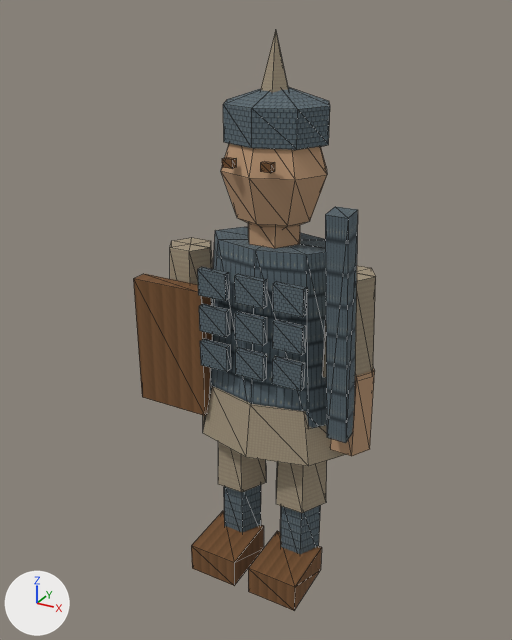
The glTF model app/src/main/assets/3d/field/unit-SWORD-lod0.glb as it was, and as the next commit left it.
Before and after are seen from a camera (50 mm lens) standing at (0.238, -0.461, 0.461) and looking at (-0.013, -0.004, 0.232). Arrows for +X, +Y and +Z are at lower left; the lights stay in place. The first picture is the older version. Mesh edges are drawn as thin lines. Vertices at exactly the same position are counted once.

The scene before the commit, as lines of its bpy script (objects in view):
```python
me_mesh_0 = bpy.data.meshes.new('Mesh_0')
me_mesh_0.from_pydata(...)  # 373 vertices, 477 faces; spans x -0.11..0.088, y -0.054..0.044, z 0.0..0.448
me_mesh_0.materials.append(mat_material_0)
ob_mesh_0 = bpy.data.objects.new('Mesh_0', me_mesh_0)
ob_mesh_0.location = (0.0, 0.0, 0.0)
```
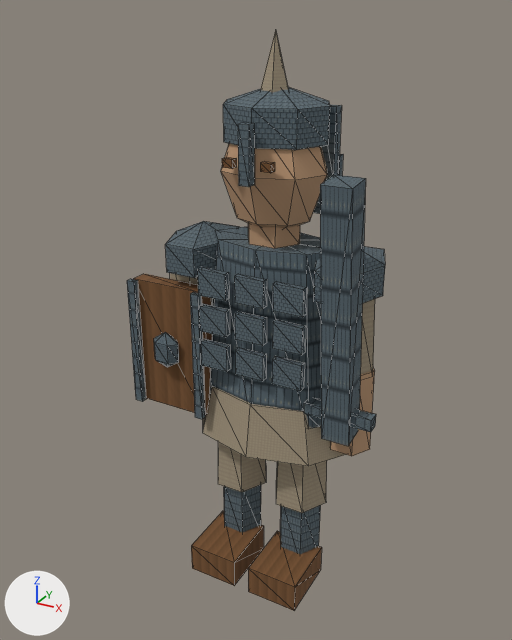
Location of each change, [x1, y1, x2, y2] in pixels of the pictures (512 x 640 px):
'Mesh_0', reshaped (6% wider): before [133, 30, 376, 611]; after [127, 30, 385, 611]
part 1 of me_mesh_0, added: after [321, 105, 342, 179]
part 2 of me_mesh_0, added: after [238, 123, 255, 187]
part 3 of me_mesh_0, added (mostly hidden): after [313, 154, 343, 214]
part 4 of me_mesh_0, added: after [127, 279, 146, 402]
part 5 of me_mesh_0, added: after [190, 292, 205, 419]
part 6 of me_mesh_0, added: after [154, 332, 179, 367]
part 7 of me_mesh_0, rebuilt (38% wider, 15% taller): before [325, 207, 358, 443]; after [320, 175, 366, 446]
part 8 of me_mesh_0, added: after [165, 221, 238, 278]
part 9 of me_mesh_0, added: after [314, 246, 385, 303]
part 10 of me_mesh_0, added: after [304, 399, 376, 432]

The change, as a diff of the scene's bpy script:
```diff
--- a/app/src/main/assets/3d/field/unit-SWORD-lod0.glb.py
+++ b/app/src/main/assets/3d/field/unit-SWORD-lod0.glb.py
@@ me_mesh_0 @@
 # used by ob_mesh_0; location = (0.0, 0.0, 0.0)
-me_mesh_0.from_pydata(...)  # 373 vertices, 477 faces; spans x -0.11..0.088, y -0.054..0.044, z 0.0..0.448
+me_mesh_0.from_pydata(...)  # 491 vertices, 635 faces; spans x -0.112..0.097, y -0.054..0.044, z 0.0..0.448
+# me_mesh_0 part 1: the loose piece of 8 vertices spanning x 0.01..0.018, y -0.04..-0.034, z 0.36..0.366 is copied, and the copy is scaled about its middle by (1.5, 1.67, 8.67), then moved by (0.017, 0.065, 0.008); it spans x 0.025..0.037, y 0.023..0.033, z 0.345..0.397
+# me_mesh_0 part 2: the loose piece of 8 vertices spanning x 0.01..0.018, y -0.04..-0.034, z 0.36..0.366 is copied, and the copy is scaled about its middle by (1, 1.33, 6.83), then moved by (-0.014, -0.004, 0.007); it spans x -0.004..0.004, y -0.045..-0.037, z 0.35..0.391
+# me_mesh_0 part 3: the loose piece of 8 vertices spanning x 0.01..0.018, y -0.04..-0.034, z 0.36..0.366 is copied, and the copy is scaled about its middle by (9.25, 1.5, 7.5), then moved by (-0.014, 0.072, -0.024); it spans x -0.037..0.037, y 0.031..0.04, z 0.316..0.361
+# me_mesh_0 part 4: the loose piece of 8 vertices spanning x -0.11..-0.045, y -0.034..-0.02, z 0.15..0.26 is copied, and the copy is scaled about its middle by (0.108, 0.357, 1), then moved by (-0.031, -0.01, 0.0); it spans x -0.112..-0.105, y -0.04..-0.035, z 0.15..0.26
+# me_mesh_0 part 5: the loose piece of 8 vertices spanning x -0.11..-0.045, y -0.034..-0.02, z 0.15..0.26 is copied, and the copy is scaled about its middle by (0.108, 0.357, 1), then moved by (0.03, -0.01, 0.0); it spans x -0.051..-0.044, y -0.04..-0.035, z 0.15..0.26
+# me_mesh_0 part 6: a new loose piece, a UV sphere (6 segments, 3 rings, poles along z) spanning x -0.09..-0.066, y -0.045..-0.031, z 0.189..0.221, in mat_material_0
+# me_mesh_0 part 7: the loose piece of 8 vertices spanning x 0.062..0.078, y -0.048..-0.012, z 0.159..0.341 is rebuilt with 8 vertices and now spans x 0.059..0.081, y -0.051..-0.009, z 0.159..0.361
+# me_mesh_0 part 8: a new loose piece of 24 vertices spanning x -0.089..-0.037, y -0.034..0.034, z 0.26..0.306, in mat_material_0
+# me_mesh_0 part 9: a new loose piece of 24 vertices spanning x 0.037..0.089, y -0.034..0.034, z 0.26..0.306, in mat_material_0
+# me_mesh_0 part 10
+# 8 vertices are added at x 0.043..0.097, y -0.029..-0.019, z 0.175..0.185
+# 10 new faces join them
+# other edits to the shape of me_mesh_0 do not show in these pictures
 me_mesh_0.materials.append(mat_material_0)
```
